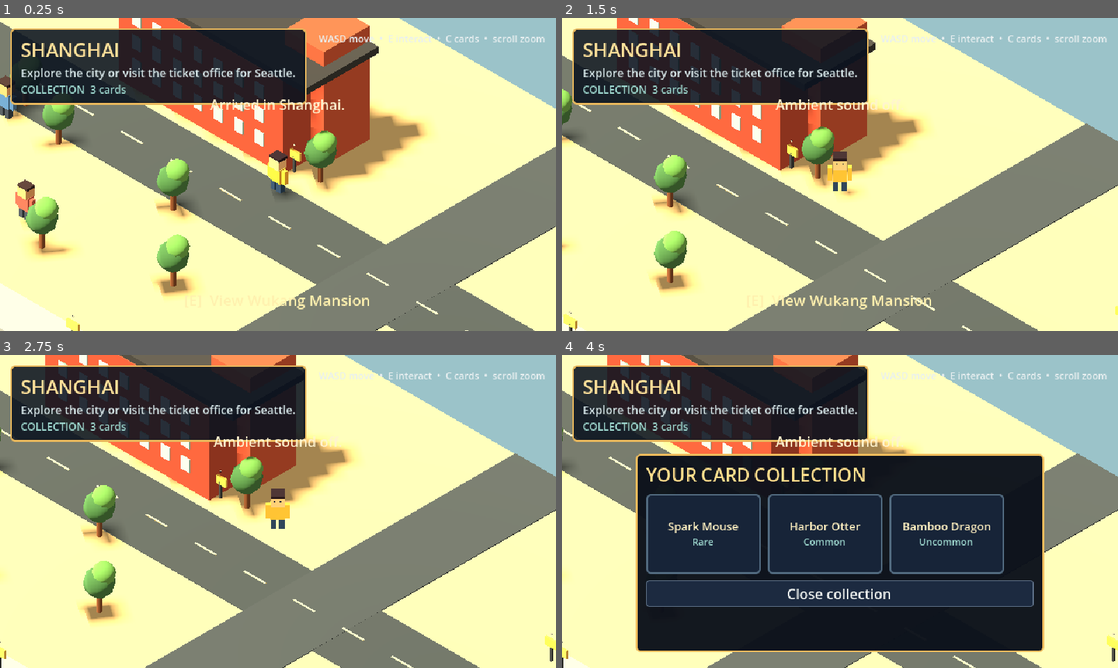
Above: before the commit, frames 1-4 (two rows, left to right).
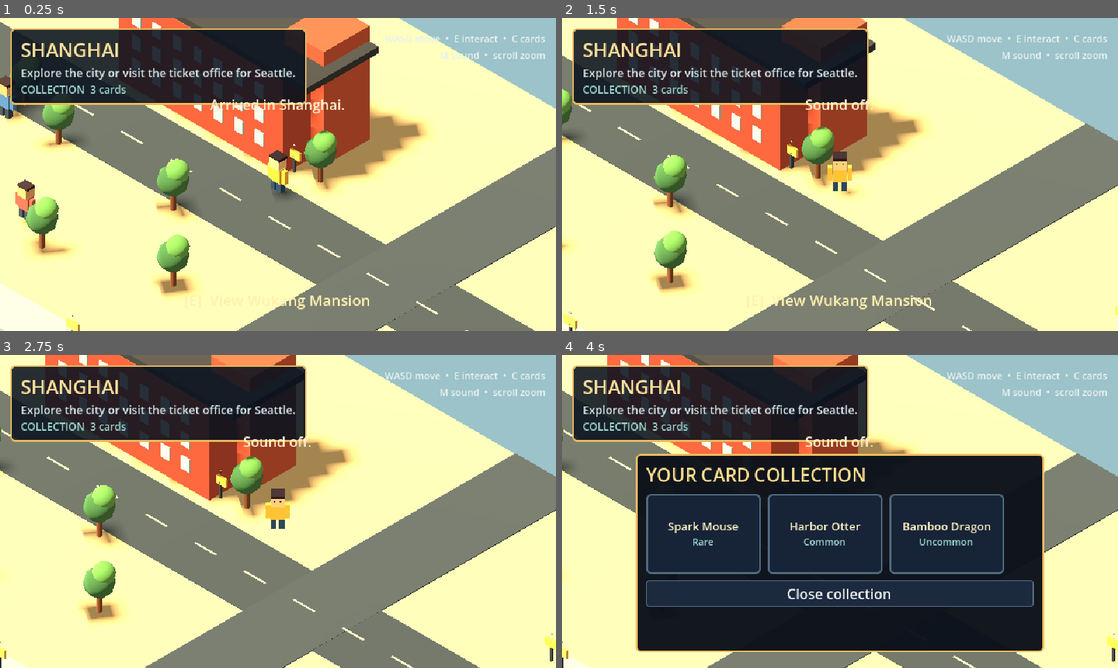
Above: after the commit, the same moments.

Repository: littlejedi/world-of-friends
Game: Godot game, scene res://scenes/main.tscn
Same seed, same stepped clock (60 frames per second), same inputs: the game is played once before the commit and once after it.
Inputs (mouse positions are in pixels of both pictures, inside the frame that each line leads up to):
- Up to frame 1 (0.25 s): no input
- Up to frame 2 (1.5 s): tap Enter (ui_accept) at 0.5, 0.77 s; move the mouse to (962, 158) at 0.52 s; hold D (move_right) 0.53-1.28 s; tap E (interact) at 0.6 s; move the mouse to (728, 190) at 1.27 s; hold S (move_back) from 1.28 s (still down); tap M (audio_toggle) at 1.35 s
- Up to frame 3 (2.75 s): tap Enter (ui_accept) at 1.52 s; tap E (interact) at 1.55 s; release S (move_back) at 2 s; click "Continue exploring" at 2 s
- Up to frame 4 (4 s): tap Enter (ui_accept) at 2.75, 3.5, 3.77 s; move the mouse to (895, 442) at 2.77 s; hold D (move_right) 2.78-3.53 s; hold C (collection) 2.78-3.53 s; tap E (interact) at 3.05, 3.6 s; move the mouse to (812, 574) at 3.52 s; hold W (move_forward) from 3.53 s (still down)

The runs differ from the first frame. In frame 1, 0.5% of the frame differs, in the area x 57-98%, y 5-14%; in frame 2, 0.8%; in frame 3, 0.9%, in the area x 38-98%, y 5-30%; in frame 4, 0.9%.

Commit message:
Add gameplay sound feedback

Diff:
--- /dev/null
+++ b/scripts/art/gameplay_audio.gd
@@ -0,0 +1,172 @@
+class_name GameplayAudio
+extends Node
+
+const MIX_RATE := 11025
+
+var playback_enabled: bool = true
+var footstep_player: AudioStreamPlayer
+var effect_player: AudioStreamPlayer
+var travel_player: AudioStreamPlayer
+var footstep_streams: Array[AudioStreamWAV] = []
+var interaction_stream: AudioStreamWAV
+var arrival_stream: AudioStreamWAV
+var travel_stream: AudioStreamWAV
+var footstep_variant: int = 0
+var travel_active: bool = false
+
+
+func setup(enabled: bool) -> void:
+	playback_enabled = enabled
+	name = "GameplayAudio"
+
+
+func _ready() -> void:
+	footstep_streams = [_build_footstep(0), _build_footstep(1)]
+	interaction_stream = _build_chime(523.25, 659.25, 0.22)
+	arrival_stream = _build_chime(659.25, 783.99, 0.32)
+	travel_stream = _build_travel_loop()
+	footstep_player = _add_player("Footsteps", -15.0)
+	effect_player = _add_player("Effects", -12.0)
+	travel_player = _add_player("ShuttleEngine", -21.0)
+
+
+func set_enabled(enabled: bool) -> void:
+	playback_enabled = enabled
+	if not enabled:
+		_stop_players()
+	elif travel_active:
+		_start_travel_playback()
+
+
+func play_footstep() -> void:
+	if not playback_enabled or footstep_player == null:
+		return
+	footstep_variant = 1 - footstep_variant
+	footstep_player.stream = footstep_streams[footstep_variant]
+	if _can_output_audio():
+		footstep_player.play()
+
+
+func play_interaction() -> void:
+	_play_effect(interaction_stream)
+
+
+func play_arrival() -> void:
+	_play_effect(arrival_stream)
+
+
+func start_travel() -> void:
+	travel_active = true
+	if playback_enabled:
+		_start_travel_playback()
+
+
+func stop_travel() -> void:
+	travel_active = false
+	if travel_player != null:
+		travel_player.stop()
+
+
+func shutdown() -> void:
+	travel_active = false
+	_stop_players()
+	if footstep_player != null:
+		footstep_player.stream = null
+	if effect_player != null:
+		effect_player.stream = null
+	if travel_player != null:
+		travel_player.stream = null
+	footstep_streams.clear()
+	interaction_stream = null
+	arrival_stream = null
+	travel_stream = null
+
+
+func _add_player(player_name: String, volume: float) -> AudioStreamPlayer:
+	var player := AudioStreamPlayer.new()
+	player.name = player_name
+	player.volume_db = volume
+	add_child(player)
+	return player
+
+
+func _play_effect(sound: AudioStreamWAV) -> void:
+	if not playback_enabled or effect_player == null:
+		return
+	effect_player.stream = sound
+	if _can_output_audio():
+		effect_player.play()
+
+
+func _start_travel_playback() -> void:
+	if travel_player == null:
+		return
+	travel_player.stream = travel_stream
+	if _can_output_audio() and not travel_player.playing:
+		travel_player.play()
+
+
+func _stop_players() -> void:
+	for player in [footstep_player, effect_player, travel_player]:
+		if player != null:
+			player.stop()
+
+
+func _can_output_audio() -> bool:
+	return DisplayServer.get_name() != "headless"
+
+
+func _build_footstep(variant: int) -> AudioStreamWAV:
+	var duration := 0.13
+	var frame_count := roundi(MIX_RATE * duration)
+	var bytes := PackedByteArray()
+	bytes.resize(frame_count * 2)
+	for frame in range(frame_count):
+		var time := float(frame) / MIX_RATE
+		var envelope := pow(1.0 - time / duration, 2.4)
+		var body_frequency := 94.0 + float(variant) * 23.0
+		var sample := sin(TAU * body_frequency * time) * envelope * 0.52
+		sample += sin(TAU * 410.0 * time) * pow(envelope, 2.0) * 0.12
+		bytes.encode_s16(frame * 2, roundi(clampf(sample, -1.0, 1.0) * 32767.0))
+	return _make_mono_wav(bytes, frame_count, false)
+
+
+func _build_chime(first_frequency: float, second_frequency: float, duration: float) -> AudioStreamWAV:
+	var frame_count := roundi(MIX_RATE * duration)
+	var bytes := PackedByteArray()
+	bytes.resize(frame_count * 2)
+	for frame in range(frame_count):
+		var time := float(frame) / MIX_RATE
+		var attack := minf(1.0, time / 0.015)
+		var envelope := attack * pow(1.0 - time / duration, 2.0)
+		var sample := sin(TAU * first_frequency * time) * envelope * 0.34
+		sample += sin(TAU * second_frequency * time) * envelope * 0.24
+		bytes.encode_s16(frame * 2, roundi(clampf(sample, -1.0, 1.0) * 32767.0))
+	return _make_mono_wav(bytes, frame_count, false)
+
+
+func _build_travel_loop() -> AudioStreamWAV:
+	var frame_count := MIX_RATE
+	var bytes := PackedByteArray()
+	bytes.resize(frame_count * 2)
+	for frame in range(frame_count):
+		var time := float(frame) / MIX_RATE
+		var pulse := 0.72 + sin(TAU * 4.0 * time) * 0.12
+		var sample := sin(TAU * 55.0 * time) * 0.34
+		sample += sin(TAU * 82.0 * time) * 0.16
+		sample += sin(TAU * 137.0 * time) * 0.06
+		bytes.encode_s16(frame * 2, roundi(clampf(sample * pulse, -1.0, 1.0) * 32767.0))
+	return _make_mono_wav(bytes, frame_count, true)
+
+
+func _make_mono_wav(bytes: PackedByteArray, frame_count: int, loop: bool) -> AudioStreamWAV:
+	var wav := AudioStreamWAV.new()
+	wav.format = AudioStreamWAV.FORMAT_16_BITS
+	wav.mix_rate = MIX_RATE
+	wav.stereo = false
+	if loop:
+		wav.loop_mode = AudioStreamWAV.LOOP_FORWARD
+		wav.loop_begin = 0
+		wav.loop_end = frame_count
+	wav.data = bytes
+	return wav
--- a/scripts/core/main.gd
+++ b/scripts/core/main.gd
@@ -1,6 +1,7 @@
 extends Node3D
 
 const WorldScript = preload("res://scripts/gameplay/world_scene.gd")
+const GameplayAudioScript = preload("res://scripts/art/gameplay_audio.gd")
 
 @onready var world_root: Node3D = $WorldRoot
 @onready var player: PlayerCharacter = $Player
@@ -11,10 +12,15 @@
 var current_world: WorldScene
 var travel_in_progress: bool = false
 var position_save_timer: Timer
+var gameplay_audio: Node
 
 
 func _ready() -> void:
 	player.interact_requested.connect(_on_interact_requested)
+	player.step_taken.connect(_on_player_step)
+	gameplay_audio = GameplayAudioScript.new()
+	gameplay_audio.setup(GameState.ambient_audio_enabled)
+	add_child(gameplay_audio)
 	camera_rig.set_target(player)
 	hud.travel_confirmed.connect(_begin_travel)
 	hud.party_invited.connect(_on_party_invited)
@@ -95,6 +101,7 @@
 		return
 	var target := current_world.get_closest_interactable(player.global_position)
 	if target != null and target.has_method("interact"):
+		gameplay_audio.play_interaction()
 		target.interact(player)
 
 
@@ -114,15 +121,18 @@
 	hud.set_prompt("")
 	_save_current_position()
 	GameState.save_game()
+	gameplay_audio.start_travel()
 	travel_cutscene.start_trip(GameState.current_world, destination)
 
 
 func _on_travel_finished(destination: String) -> void:
+	gameplay_audio.stop_travel()
 	GameState.set_world(destination)
 	_load_world(destination, true)
 	GameState.set_player_position(destination, player.global_position)
 	travel_in_progress = false
 	player.control_enabled = not hud.is_modal_open()
+	gameplay_audio.play_arrival()
 
 
 func _on_party_invited() -> void:
@@ -139,6 +149,10 @@
 func _on_all_friends_hello() -> void:
 	if current_world != null:
 		current_world.wave_all_friends()
+
+
+func _on_player_step() -> void:
+	gameplay_audio.play_footstep()
 
 
 func _on_landmark_info(title: String, description: String) -> void:
@@ -156,6 +170,7 @@
 	GameState.save_game()
 	if current_world != null:
 		current_world.stop_ambient_audio()
+	gameplay_audio.shutdown()
 	get_tree().quit()
 
 
@@ -164,7 +179,8 @@
 	GameState.set_ambient_audio_enabled(enabled)
 	if current_world != null:
 		current_world.set_ambient_audio_enabled(enabled)
-	hud.show_toast("Ambient sound %s." % ("on" if enabled else "off"))
+	gameplay_audio.set_enabled(enabled)
+	hud.show_toast("Sound %s." % ("on" if enabled else "off"))
 
 
 func _on_modal_changed(is_open: bool) -> void:
@@ -182,4 +198,6 @@
 		_save_current_position()
 		if current_world != null:
 			current_world.stop_ambient_audio()
+		if gameplay_audio != null:
+			gameplay_audio.shutdown()
 		get_tree().quit()
--- a/scripts/gameplay/player.gd
+++ b/scripts/gameplay/player.gd
@@ -2,6 +2,7 @@
 extends CharacterBody3D
 
 signal interact_requested
+signal step_taken
 
 const Art = preload("res://scripts/art/procedural_factory.gd")
 
@@ -11,6 +12,7 @@
 var control_enabled: bool = true
 var visual: Node3D
 var walk_time: float = 0.0
+var footstep_cooldown: float = 0.0
 
 
 func _ready() -> void:
@@ -56,6 +58,13 @@
 		visual.position.y = abs(sin(walk_time)) * 0.045
 	else:
 		visual.position.y = move_toward(visual.position.y, 0.0, delta * 0.4)
+	if movement.length_squared() > 0.01 and Vector2(velocity.x, velocity.z).length() > 0.8 and is_on_floor():
+		footstep_cooldown -= delta
+		if footstep_cooldown <= 0.0:
+			footstep_cooldown = 0.36
+			step_taken.emit()
+	else:
+		footstep_cooldown = 0.0
 	if control_enabled and Input.is_action_just_pressed("interact"):
 		interact_requested.emit()
 
--- a/scripts/ui/hud.gd
+++ b/scripts/ui/hud.gd
@@ -77,14 +77,14 @@
 	info_box.add_child(collection_label)
 
 	var controls := Label.new()
-	controls.text = "WASD move  •  E interact  •  C cards  •  scroll zoom"
+	controls.text = "WASD move  •  E interact  •  C cards\nM sound  •  scroll zoom"
 	controls.horizontal_alignment = HORIZONTAL_ALIGNMENT_RIGHT
 	controls.anchor_left = 1.0
 	controls.anchor_right = 1.0
-	controls.offset_left = -340
+	controls.offset_left = -310
 	controls.offset_right = -12
 	controls.offset_top = 16
-	controls.offset_bottom = 40
+	controls.offset_bottom = 54
 	controls.add_theme_font_size_override("font_size", 11)
 	controls.add_theme_color_override("font_color", Color("#e8eff0"))
 	root.add_child(controls)
@@ -361,10 +361,10 @@
 func show_pause_menu() -> void:
 	_clear_modal()
 	_add_heading("PAUSED")
-	_add_body("Progress is saved locally on this Mac.")
+	_add_body("Progress is saved locally on this device.")
 	_add_button("Resume", close_modal)
 	_add_button("View card collection", show_collection)
-	_add_button("Ambient sound: %s" % ("On" if GameState.ambient_audio_enabled else "Off"), func() -> void:
+	_add_button("Sound: %s" % ("On" if GameState.ambient_audio_enabled else "Off"), func() -> void:
 		ambient_audio_toggle_requested.emit()
 		show_pause_menu()
 	)
--- a/tests/smoke_test.gd
+++ b/tests/smoke_test.gd
@@ -30,6 +30,12 @@
 	await get_tree().process_frame
 
 	check(main.current_world != null, "Main world is created")
+	check(main.gameplay_audio != null, "Gameplay sound system is created")
+	check(main.gameplay_audio.footstep_streams.size() == 2, "Alternating footsteps are synthesized")
+	main._on_player_step()
+	check(main.gameplay_audio.footstep_player.stream is AudioStreamWAV, "Player steps trigger a generated sound")
+	main.gameplay_audio.play_interaction()
+	check(main.gameplay_audio.effect_player.stream == main.gameplay_audio.interaction_stream, "Interactions trigger a generated chime")
 	check(main.current_world.world_id == "shanghai", "A new game starts in Shanghai")
 	check(main.current_world.get_node_or_null("WukangMansion") != null, "Shanghai contains Wukang Mansion")
 	check(main.current_world.get_node_or_null("OrientalPearlTower") != null, "Shanghai contains the Oriental Pearl Tower")
@@ -41,9 +47,9 @@
 	check(shanghai_audio.stream is AudioStreamWAV, "Shanghai ambience is synthesized as a browser-safe WAV loop")
 	check((shanghai_audio.stream as AudioStreamWAV).data.size() > 300000, "Shanghai ambience contains generated stereo audio")
 	main._on_ambient_audio_toggle()
-	check(not GameState.ambient_audio_enabled and not shanghai_audio.playback_enabled, "Ambient audio can be muted and persisted")
+	check(not GameState.ambient_audio_enabled and not shanghai_audio.playback_enabled and not main.gameplay_audio.playback_enabled, "All sound can be muted and persisted")
 	main._on_ambient_audio_toggle()
-	check(GameState.ambient_audio_enabled and shanghai_audio.playback_enabled, "Ambient audio can be restored")
+	check(GameState.ambient_audio_enabled and shanghai_audio.playback_enabled and main.gameplay_audio.playback_enabled, "All sound can be restored")
 	check(main.current_world.get_node_or_null("WukangMansionPlaque") != null, "Shanghai landmarks can be inspected")
 	main.current_world.get_node("WukangMansionPlaque").interact(main.player)
 	check(main.hud.is_modal_open(), "Inspecting a landmark opens its information panel")
@@ -57,9 +63,13 @@
 	var expected_planar := Vector2(saved_position.x, saved_position.z)
 	check(restored_planar.distance_to(expected_planar) < 0.01, "Per-world player position is restored")
 
+	main._begin_travel("seattle")
+	check(main.gameplay_audio.travel_active and main.gameplay_audio.travel_player.stream == main.gameplay_audio.travel_stream, "Shuttle travel starts its engine loop")
+	main.travel_cutscene.visible = false
 	main._on_travel_finished("seattle")
 	await get_tree().process_frame
 	await get_tree().process_frame
+	check(not main.gameplay_audio.travel_active and main.gameplay_audio.effect_player.stream == main.gameplay_audio.arrival_stream, "Shuttle arrival stops the engine and plays a chime")
 	check(main.current_world.world_id == "seattle", "Travel loads Seattle")
 	check(main.current_world.get_node_or_null("PikePlaceMarket") != null, "Seattle contains Pike Place Market")
 	check(main.current_world.get_node_or_null("SpaceNeedle") != null, "Seattle contains the Space Needle")
@@ -113,6 +123,7 @@
 
 	GameState.reset_progress()
 	main.current_world.stop_ambient_audio()
+	main.gameplay_audio.shutdown()
 	main.queue_free()
 	await get_tree().process_frame
 	await get_tree().process_frame
Not shown, changed: export_presets.cfg
Not shown, added: scripts/art/gameplay_audio.gd.uid
Not shown, changed: README.md
Not shown, changed: docs/PROGRESS.md
